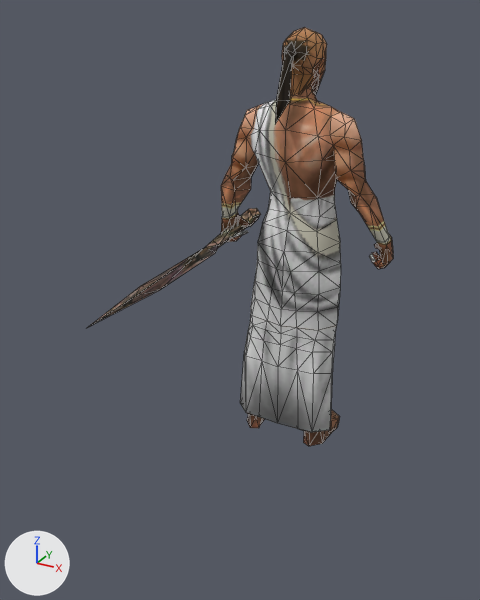
What one commit did to the glTF model assets/models/units/maur_healer.glb.
One viewpoint serves both versions: a 50 mm lens placed at (1.05, -2.11, 1.76), pointed at (-0.14, 0.07, 0.68). The axes (+X, +Y, +Z) are drawn at lower left. The lights are the same throughout. The first picture is the older version. Mesh edges are drawn as thin lines. Where no turn or scale is listed for an object, it has been applied to the vertices. Vertices at exactly the same position are counted once.

Objects in the first picture: 'maur_healer_part0', 'maur_healer_part1', 'maur_healer_part2'.
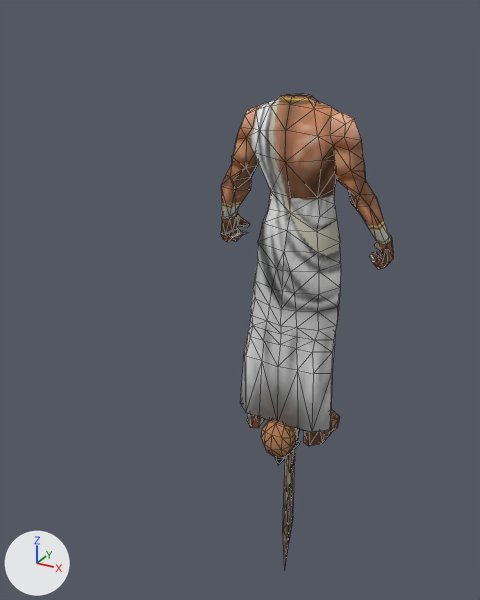
What differs and where, as boxes [x1, y1, x2, y2] in the pictures (480 x 600 px):
'maur_healer_part1', moved, turned: before [275, 27, 327, 124]; after [262, 420, 300, 465]
'maur_healer_part2', deleted: before [87, 208, 261, 328]
'tool_Weapon', added: after [283, 448, 295, 566]

Diff of the bpy script that builds the scene:
```diff
--- a/assets/models/units/maur_healer.glb.py
+++ b/assets/models/units/maur_healer.glb.py
@@ me_maur_healer_part1 @@
 # used by ob_maur_healer_part1; location = (0.004, 0.282, 0.0)
-me_maur_healer_part1.from_pydata(...)  # 101 vertices, 184 faces; spans x -0.075..0.075, y -0.217..0.121, z 1.388..1.7
+me_maur_healer_part1.from_pydata(...)  # 101 vertices, 184 faces; spans x -0.075..0.075, y -0.198..0.143, z -0.192..0.127
+# me_maur_healer_part1 part 1: the whole mesh is turned 98.2 degrees about the x axis through its middle, then moved by (0.0, 0.012, -1.587)
 me_maur_healer_part1.materials.append(mat_mat1)
@@ me_maur_healer_part2_1 @@
+me_maur_healer_part2_1.from_pydata(...)  # 19 vertices, 34 faces; spans x -0.024..0.024, y -0.048..0.037, z -0.935..0.219
+me_maur_healer_part2_1.materials.append(mat_mat2)  # picture img_tex2
@@ ob_maur_healer_part2 @@
-ob_maur_healer_part2 = bpy.data.objects.new('maur_healer_part2', me_maur_healer_part2)
-ob_maur_healer_part2.location = (0.004, 0.282, 0.0)
@@ ob_tool_weapon @@
+ob_tool_weapon = bpy.data.objects.new('tool_Weapon', me_maur_healer_part2_1)
+ob_tool_weapon.location = (0.004, 0.282, 0.0)
```
